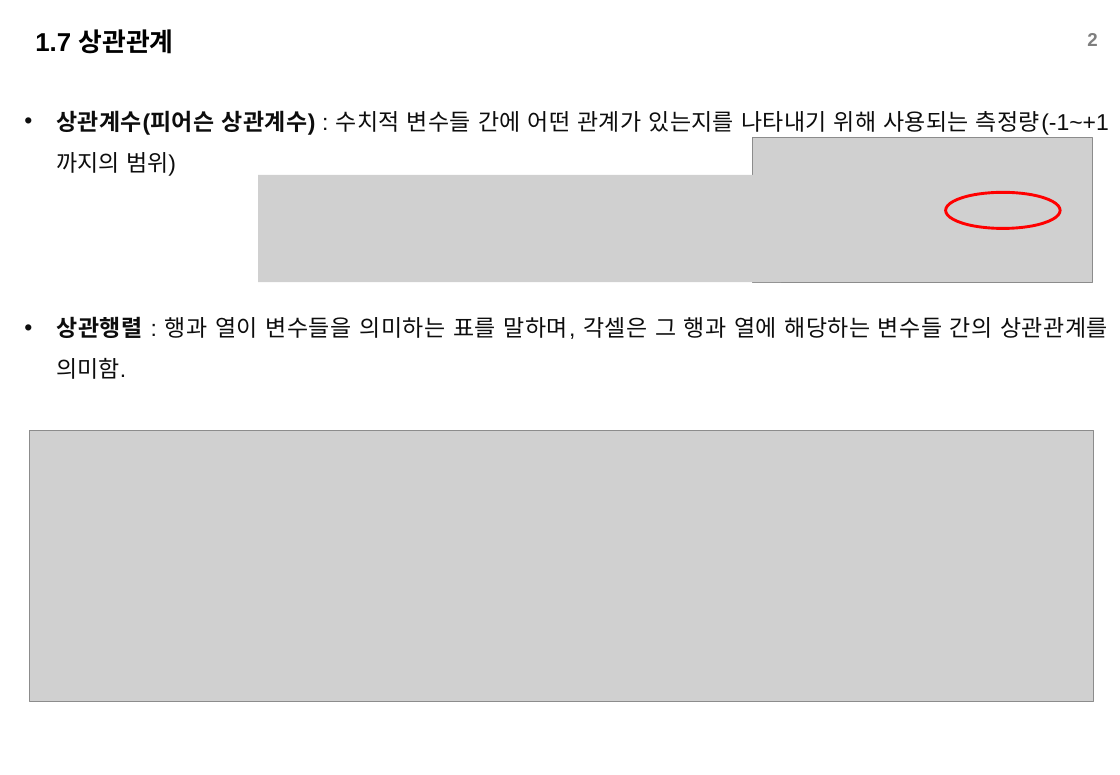
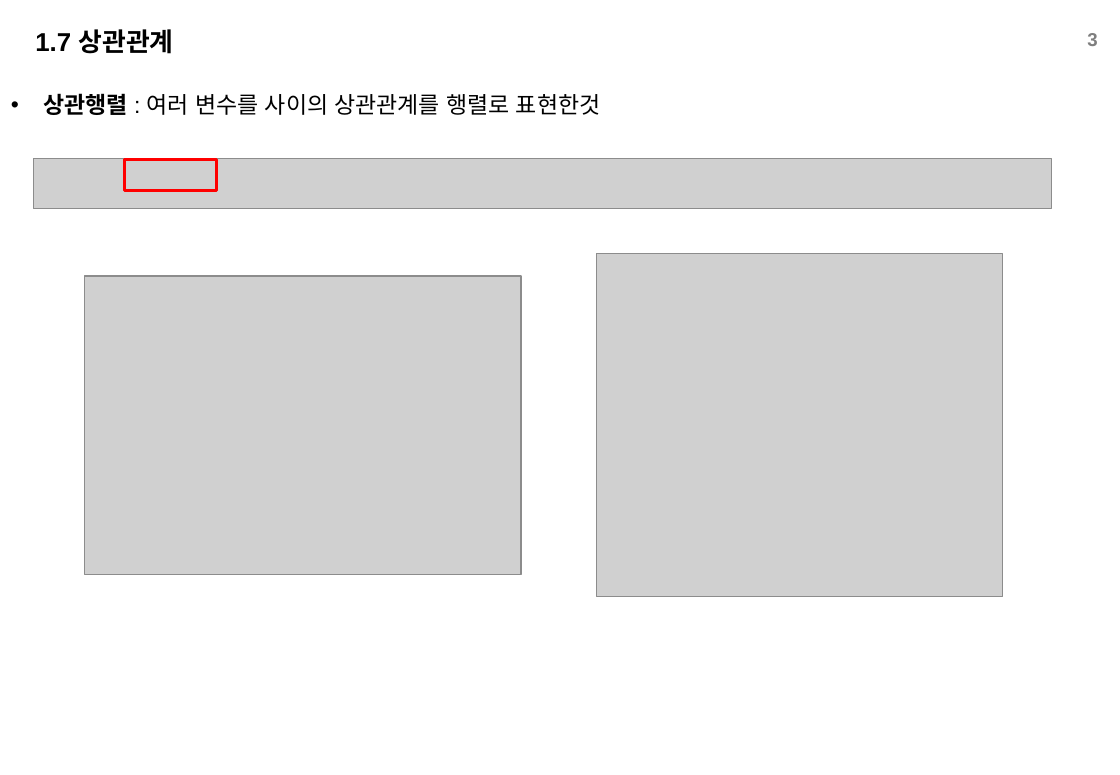
Before and after one commit to xddongx/flexink, a slide deck: slide 3 of study/ppt/[스터디]1.6.1~1.7상관계수_KDH.pptx (slide 2 before the commit). Drawn at 1120x775 pixels with LibreOffice and Linux fonts; fonts in the diff are those of the drawing; grey boxes stand for pictures; background and template pictures are left out. Boxes give left, top, right and bottom in pixels: in the first picture for what was removed or moved away, otherwise in the second. Text is boxed around its words. In the diff, an @@ line names an element or a change of style, - is before the commit and + after.

```diff
--- a/study/ppt/[스터디]1.6.1~1.7상관계수_KDH.pptx
+++ b/study/ppt/[스터디]1.6.1~1.7상관계수_KDH.pptx
@@ page number at (1087,33,1097,46): text changed @@
-2
+3
@@ text at (43,93,600,115): text changed; text colour #0D0D0D to #000000 @@
-• 상관계수(피어슨 상관계수) : 수치적 변수들 간에 어떤 관계가 있는지를 나타내기 위해 사용되는 측정량(-1~+1까지의 범위)
-• 상관행렬 : 행과 열이 변수들을 의미하는 표를 말하며, 각셀은 그 행과 열에 해당하는 변수들 간의 상관관계를 의미함.
+• 상관행렬 : 여러 변수를 사이의 상관관계를 행렬로 표현한것
@@ picture removed at (753,138,1092,282) @@
@@ picture added at (33,158,1052,209) @@
@@ rectangle added at (124,159,216,190), outline #FF0000 2 pt @@
@@ picture removed at (259,175,782,282) @@
@@ ellipse removed at (946,192,1061,229) @@
@@ picture added at (597,254,1003,598) @@
@@ picture added at (85,276,521,575) @@
@@ picture removed at (30,430,1094,702) @@
```
Also in this commit, not shown: 1 other slide changed, 1 slide added, 1 slide removed, 1 other file.
